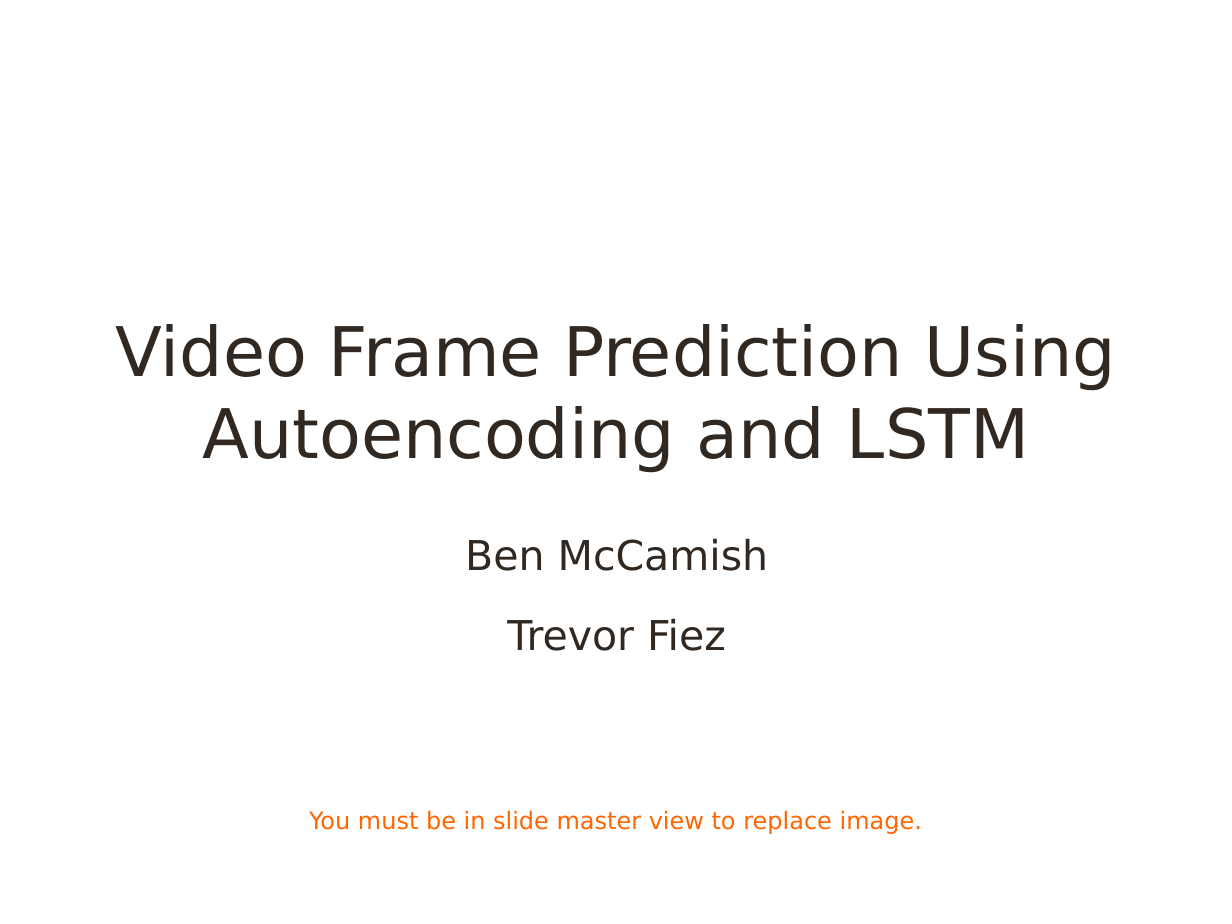
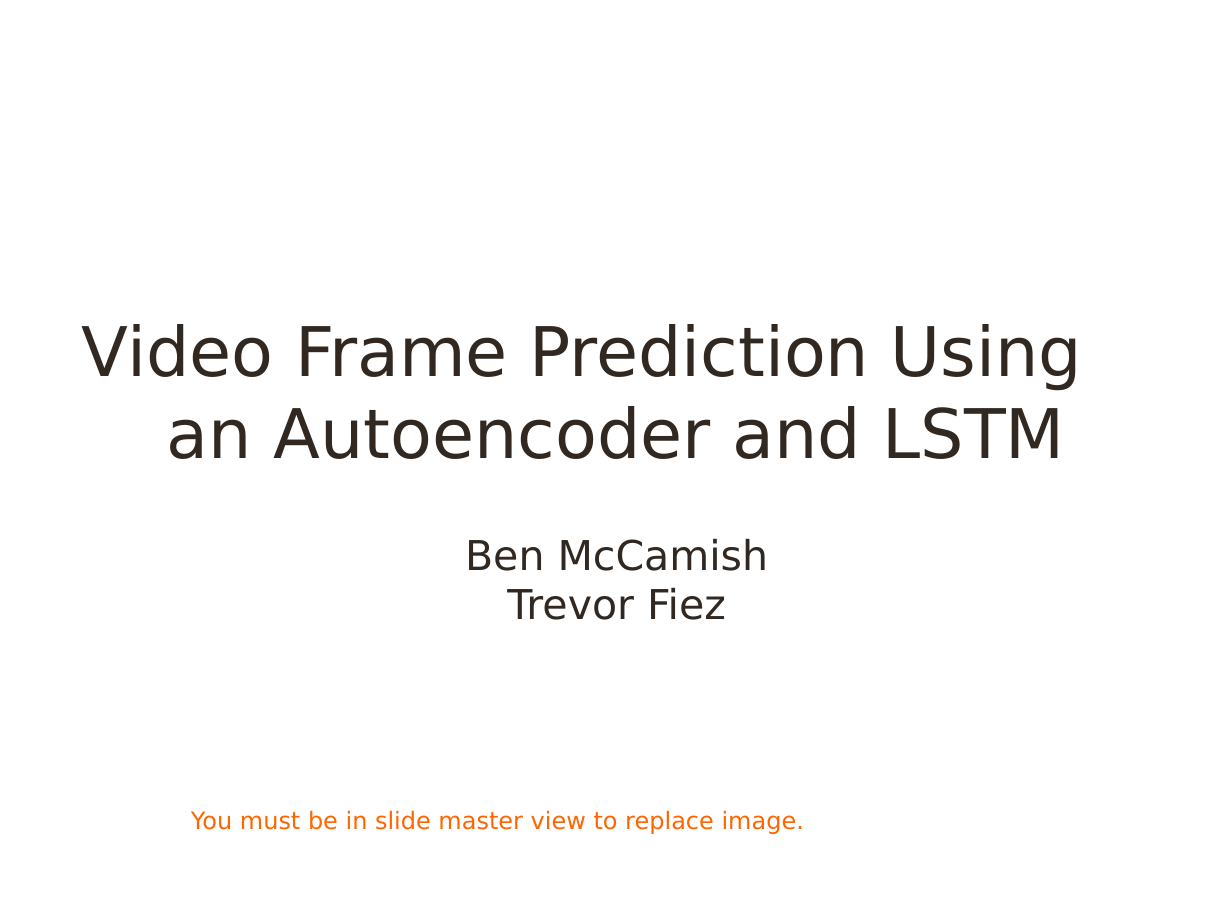
Before and after one commit to benmccamish/CS534, a slide deck: slide 1 of torch_test/CS534FinalSlides.pptx. Drawn at 1232x924 pixels with LibreOffice and Linux fonts; fonts in the diff are those of the drawing; background and template pictures are left out. Boxes give left, top, right and bottom in pixels: in the first picture for what was removed or moved away, otherwise in the second. Text is boxed around its words. In the diff, an @@ line names an element or a change of style, - is before the commit and + after.

```diff
--- a/torch_test/CS534FinalSlides.pptx
+++ b/torch_test/CS534FinalSlides.pptx
@@ text at (82,324,1082,459): text changed @@
-Video Frame Prediction Using
-Autoencoding and LSTM
+Video Frame Prediction Using
+an Autoencoder and LSTM
@@ text "Ben McCamish" at (465,538,769,620): less space between paragraphs @@
@@ text "You must be in slide ..." at (191,810,804,834): alignment centre to left; less space between paragraphs @@
```
Also in this commit, not shown: 3 other slides changed, 3 slides added, 2 slides removed.
